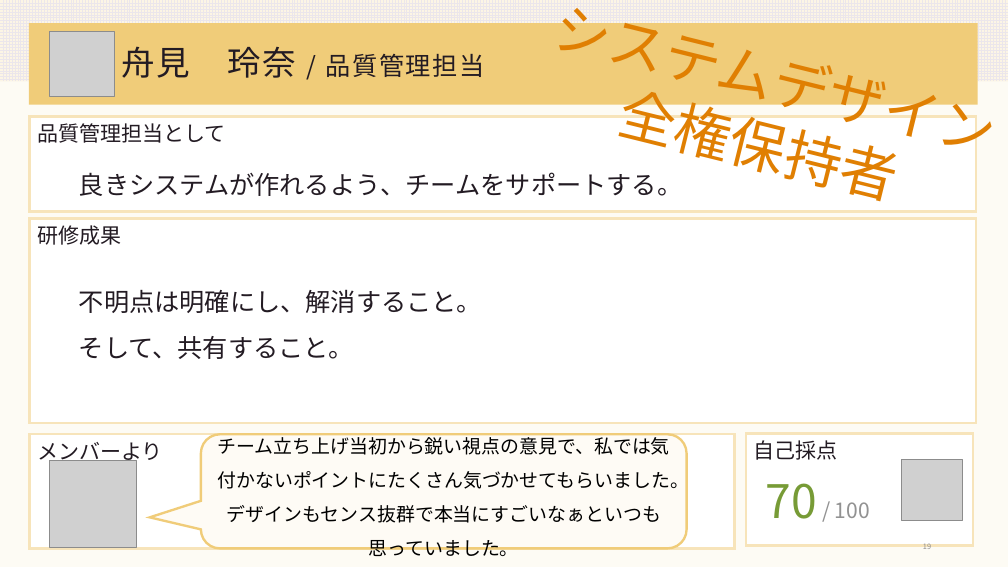
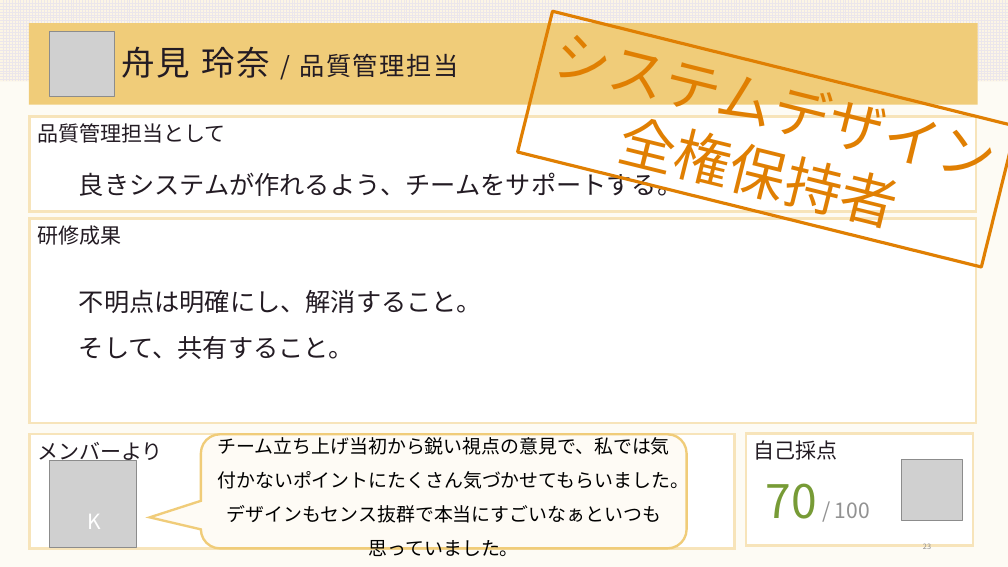
Before and after one commit to DOJO-2021/A-4, a slide deck: slide 23 of documents/A4_worldMap_発表会資料_0630.pptx (slide 19 before the commit). Drawn at 1008x567 pixels with LibreOffice and Linux fonts; fonts in the diff are those of the drawing; grey boxes stand for pictures. Boxes give left, top, right and bottom in pixels: in the first picture for what was removed or moved away, otherwise in the second. Text is boxed around its words. In the diff, an @@ line names an element or a change of style, - is before the commit and + after.

```diff
--- a/documents/A4_worldMap_発表会資料_0630.pptx
+++ b/documents/A4_worldMap_発表会資料_0630.pptx
@@ rectangle "システムデザイン全権保持者": place and size @@
-rectangle "システムデザイン全権保持者" at (551, 0, 989, 201)
+rectangle "システムデザイン全権保持者" at (517, 11, 1008, 267)
@@ rectangle "システムデザイン全権保持者" at (517, 11, 1008, 267): outline none to #E07F02 3 pt @@
@@ title "舟見 玲奈 / 品質管理担当" rewrapped from (122, 47, 484, 78) to (122, 47, 458, 78) @@
@@ text added at (87, 514, 101, 529), 20 pt, text #FFFFFF @@
+K
```
Also in this commit, not shown: 7 other slides changed, 12 slides added, 2 other files.
